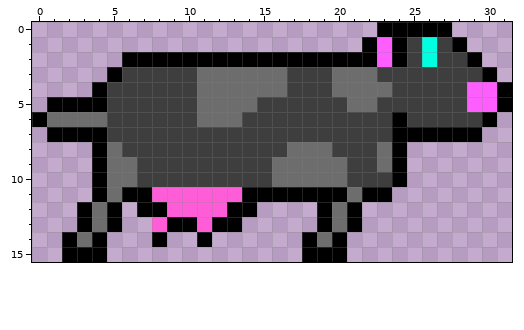
File history of a pixel-art sprite, OLD/client/resources/images/player/cowRT2.png. The picture above is the old version.
The file is 32x16 pixels. Colours within 5 levels of each other are drawn and written as one.
New version:
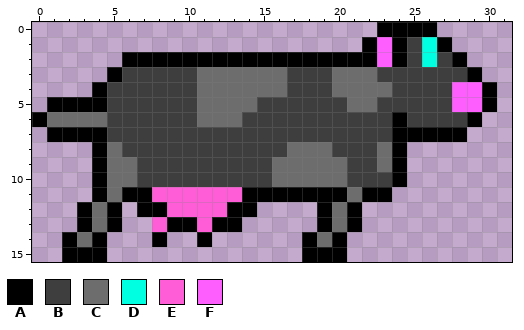
Palette (. is transparent): A #000000  B #3e3e3e  C #6d6d6d  D #00ffe0  E #ff5cd8  F #ff5eff
From old to new:
y 0: x 27 A -> .
y 1: x 27..28 BA -> A.
y 2: x 28..29 BA -> A.
y 3: x 29..30 BA -> A.
y 4..5: x 28 B -> F; x 30..31 FA -> A.
y 6: x 29..30 BA -> A.
y 7: x 29 A -> .
